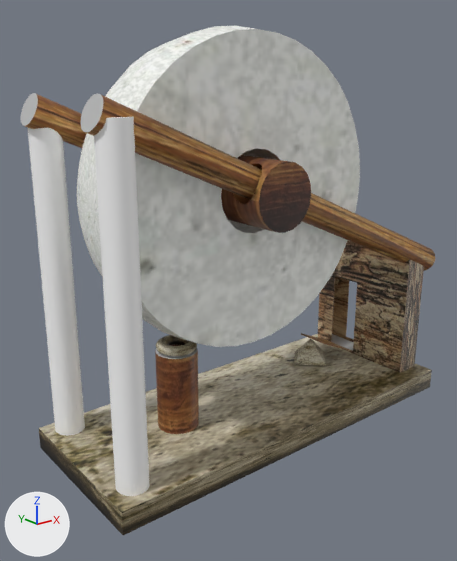
Before and after pictures for a commit that changed the FBX model RabiesX_WIN_XBOX/Content/Models/sword_sharpener.fbx.
Rendered twice from a 50 mm camera at (-0.358, -0.467, 0.341) aimed at (0.016, 0.0, 0.154). Arrows for +X, +Y and +Z are at lower left; the lights stay in place. Where no turn or scale is listed for an object, it has been applied to the vertices.
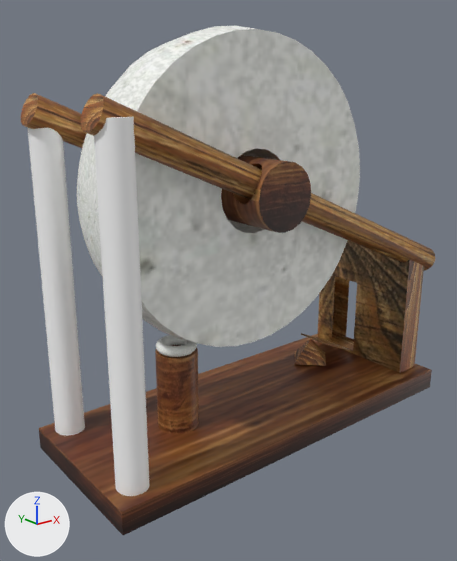
What differs and where, as boxes [x1, y1, x2, y2] in the pictures (457 x 561 px):
part 1 of me_mesh_009, recoloured (yellow to grey)
    both: [156, 335, 197, 356]
part 2 of me_mesh_004, recoloured
    both: [122, 370, 432, 535]
part 3 of me_mesh_004, recoloured
    both: [39, 334, 431, 512]
part 4 of me_mesh_004, recoloured
    both: [39, 429, 123, 535]
part 5 of me_mesh_007, recoloured (yellow to brown)
    both: [294, 339, 326, 366]
part 6 of me_mesh_005, recoloured (grey to brown)
    both: [21, 93, 354, 351]
part 7 of me_mesh_005, recoloured
    both: [317, 240, 424, 373]

Patch to the scene script:
```diff
--- a/RabiesX_WIN_XBOX/Content/Models/sword_sharpener.fbx.py
+++ b/RabiesX_WIN_XBOX/Content/Models/sword_sharpener.fbx.py
@@ mat_lambert29 @@
+mat_lambert29 = principled_material('lambert29')
+mat_lambert29.texture = img_woodtexture14_jpg
@@ mat_lambert37 @@
+mat_lambert37 = principled_material('lambert37')
+mat_lambert37.texture = img_woodtexture14_jpg
@@ me_mesh_007 @@
 me_mesh_007.from_pydata(...)  # 5 vertices, 5 faces; spans x -0.0261..0.0261, y -0.0261..0.0261, z -0.0131..0.0131
 # used by ob_ppyramid1; location = (0.156, 0.018, 0.038)
-me_mesh_007.materials.append(mat_lambert9)  # grey #bcbcbc
+# me_mesh_007 part 5: all 4 faces that had it switch from mat_lambert21 (picture img_paving_stone_jpg) to mat_lambert22 (picture img_close_up_of_wood_texture_jpg)
@@ me_mesh_005 @@
 me_mesh_005.from_pydata(...)  # 140 vertices, 190 faces; spans x -0.157..0.259, y -0.075..0.064, z 0.023..0.334
 # used by ob_polysurface9; location = (0.0, 0.0, 0.0)
-me_mesh_005.materials.append(mat_lambert14)  # picture img_woodtexture14_jpg
-me_mesh_005.materials.append(mat_lambert22)  # picture img_close_up_of_wood_texture_jpg
+# me_mesh_005 part 6: all 41 faces that had it switch from mat_lambert9 (grey #bcbcbc) to mat_lambert15 (picture img_close_up_of_wood_texture_jpg)
+# me_mesh_005 part 7: all 53 faces that had it switch from mat_lambert7 (picture img_wood_texture_2_jpg) to mat_lambert15 (picture img_close_up_of_wood_texture_jpg)
@@ me_mesh_004 @@
 me_mesh_004.from_pydata(...)  # 8 vertices, 6 faces; spans x -0.204..0.204, y -0.08..0.08, z -0.011..0.011
 # used by ob_pcube12; location = (0.042, -0.009, 0.012)
+# me_mesh_004 part 2: all 3 faces centred in x 0.0, y -0.08..0.08, z -0.011..0.0 switch from mat_lambert21 (picture img_paving_stone_jpg) to mat_lambert10 (picture img_woodtexture14_jpg)
+# me_mesh_004 part 3: the 1 face centred in x 0.0, y 0.0, z 0.011 switches from mat_lambert21 (picture img_paving_stone_jpg) to mat_lambert14 (picture img_woodtexture14_jpg)
+# me_mesh_004 part 4: the 1 face centred in x -0.204, y 0.0, z 0.0 switches from mat_lambert21 (picture img_paving_stone_jpg) to mat_lambert29 (picture img_woodtexture14_jpg)
+me_mesh_004.materials.append(mat_lambert14)  # picture img_woodtexture14_jpg
+me_mesh_004.materials.append(mat_lambert37)  # picture img_woodtexture14_jpg
+me_mesh_004.materials.append(mat_lambert29)  # picture img_woodtexture14_jpg
@@ me_mesh_009 @@
 me_mesh_009.from_pydata(...)  # 400 vertices, 400 faces; spans x -0.0193..0.0193, y -0.0193..0.0193, z -0.005..0.005
 # used by ob_ptorus1; location = (-0.052, -0.006, 0.106)
-me_mesh_009.materials.append(mat_lambert9)  # grey #bcbcbc
+# me_mesh_009 part 1: all 296 faces that had it switch from mat_lambert18 (picture img_paving_stone_jpg) to mat_lambert5 (picture img_white_stone_jpg)
```
